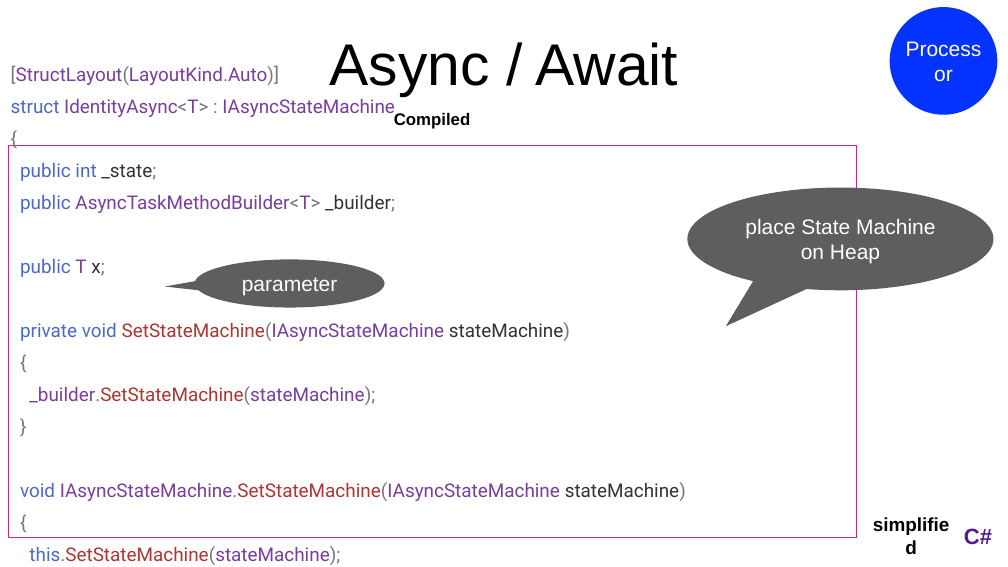
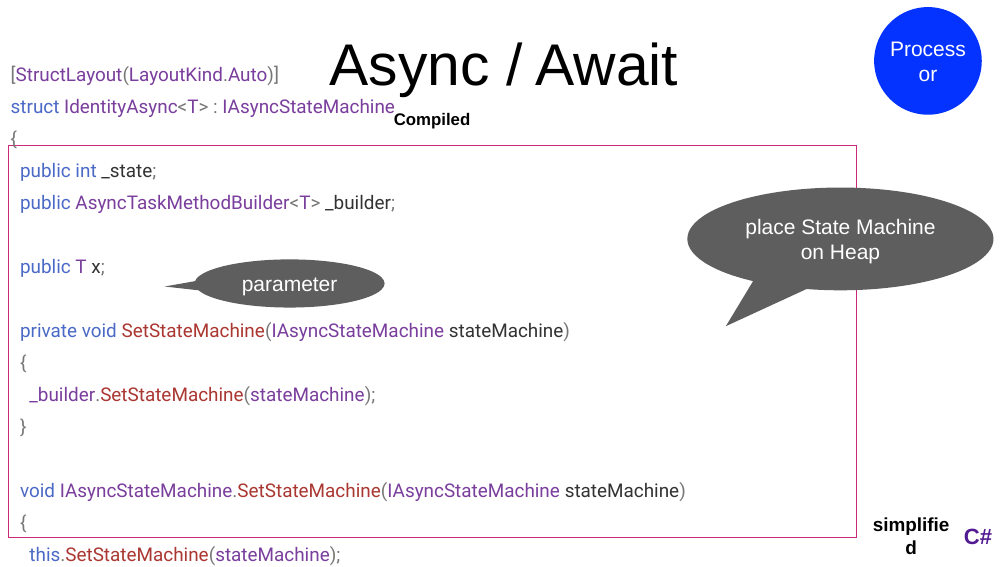
Before and after one commit to MikeMKH/talk-my-compiler-did-what, a slide deck: slide 63 of My Compiler Did What.pptx. Drawn at 1008x567 pixels with LibreOffice and Linux fonts; fonts in the diff are those of the drawing. Boxes give left, top, right and bottom in pixels: in the first picture for what was removed or moved away, otherwise in the second. Text is boxed around its words. In the diff, an @@ line names an element or a change of style, - is before the commit and + after.

```diff
--- a/My Compiler Did What.pptx
+++ b/My Compiler Did What.pptx
@@ ellipse "Processor": place and size @@
-ellipse "Processor" at <box>890,7,997,115</box>
+ellipse "Processor" at <box>874,7,982,115</box>
```
Also in this commit, not shown: 12 other slides changed, 2 other files.
